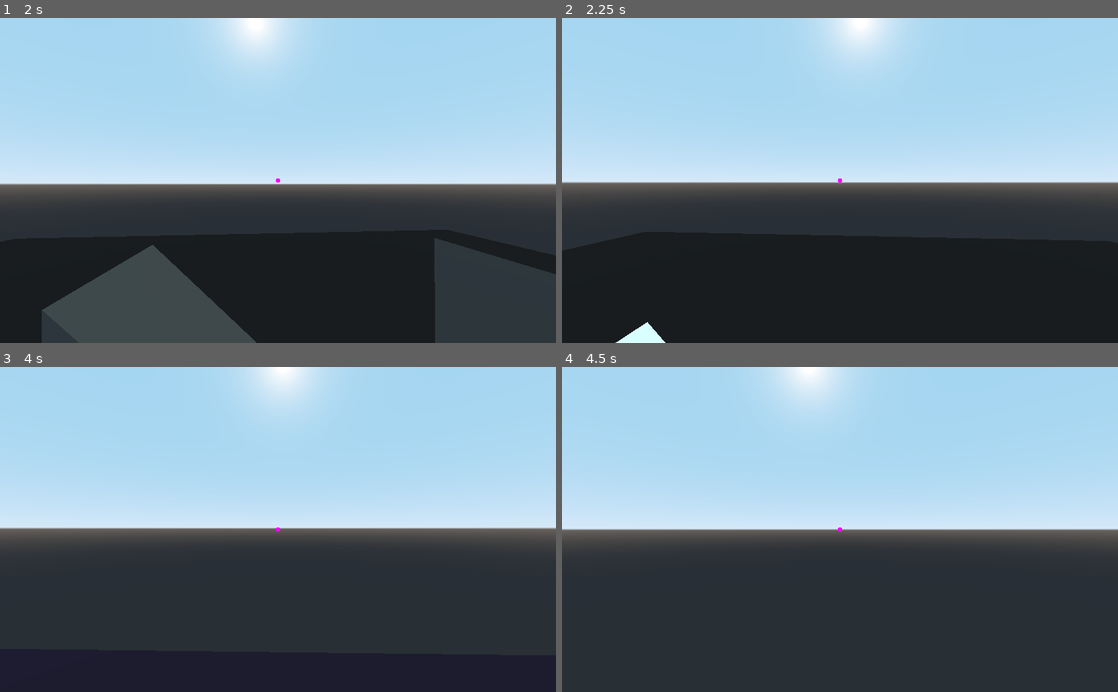
Above: before the commit, frames 1-4 (two rows, left to right).
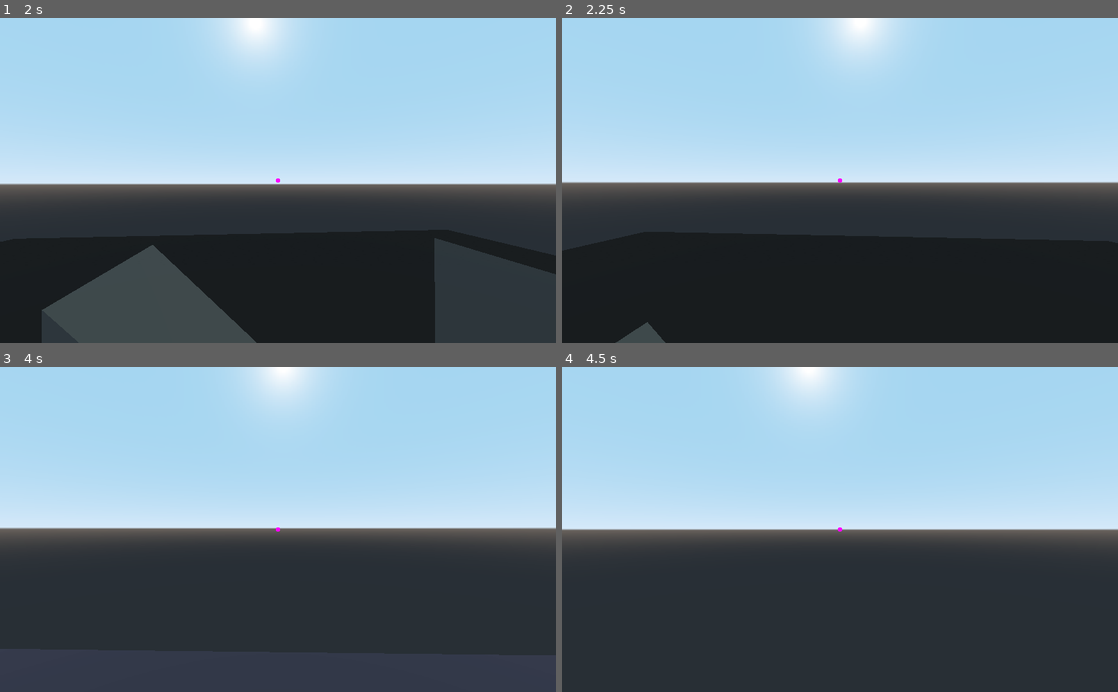
Above: after the commit, the same moments.

Repository: lpszeto/Ramp_Rush
Game: Godot game, scene res://Menu.tscn
The game is run twice, just before and just after one commit, with the same random seed, the same clock (stepped at 60 frames per second) and the same inputs.
Inputs (mouse positions are in pixels of both pictures, inside the frame that each line leads up to):
- Up to frame 1 (2 s): click "Play!" at 0.5 s; tap Enter (ui_accept) at 1.25, 1.52 s; move the mouse to (305, 180) at 1.27 s; hold W (forward) from 1.28 s (still down); click (305, 180) at 1.35 s
- Up to frame 2 (2.25 s): keep holding W (forward); move the mouse to (812, 180) at 2.02 s; click (812, 180) at 2.1 s
- Up to frame 3 (4 s): keep holding W (forward); tap Enter (ui_accept) at 2.27, 3.5, 3.77 s; move the mouse to (289, 523) at 2.77 s; click (289, 523) at 2.85 s; move the mouse to (272, 536) at 3.52 s; click (272, 536) at 3.6 s
- Up to frame 4 (4.5 s): keep holding W (forward); move the mouse to (878, 532) at 4.27 s; click (878, 532) at 4.35 s

Frame 1 is identical in both runs. In frame 2, 0.3% of the frame differs, in the area x 9-19%, y 93-100%; in frame 3, 12%, in the area x 0-100%, y 86-100%; in frame 4, nothing differs.

Commit message:
Added max blocks

Diff:
--- a/Ramp Rush/BaseBlock.tscn
+++ b/Ramp Rush/BaseBlock.tscn
@@ -19,6 +19,3 @@
 
 [node name="CollisionShape" type="CollisionShape" parent="Area"]
 shape = SubResource( 1 )
-
-[connection signal="area_entered" from="Area" to="." method="_on_Area_area_entered"]
-[connection signal="area_exited" from="Area" to="." method="_on_Area_area_exited"]
--- a/Ramp Rush/Camera.gd
+++ b/Ramp Rush/Camera.gd
@@ -1,11 +1,12 @@
 extends KinematicBody
 
 export var MAXSPEED = 10.0
-export var MAXACTIVEBLOCKS = 3
 export var SENSITIVITY = 0.2
 
 signal selecting
 
+export var maxActiveBlocks = 3
+var numActive = 0
 var velocity = Vector3.ZERO
 
 func _ready():
@@ -36,7 +37,8 @@
 	velocity = move_and_slide(velocity, Vector3.UP)
 
 	if Input.is_action_just_pressed("select"):
-		emit_signal("selecting")
+		if numActive >= maxActiveBlocks:
+			emit_signal("selecting")
 
 	if Input.is_action_pressed("ui_cancel"):
 		get_tree().quit()
@@ -47,3 +49,9 @@
 		rotation.x -= deg2rad(movement.y * SENSITIVITY)
 		rotation.y -= deg2rad(movement.x * SENSITIVITY)
 		rotation.x = clamp(rotation.x, deg2rad(-90), deg2rad(90))
+
+func _added_Block():
+	numActive += 1
+
+func _deleted_Block():
+	numActive -= 1
--- a/Ramp Rush/Main.gd
+++ b/Ramp Rush/Main.gd
@@ -9,6 +9,8 @@
 	#print(str(blocks))
 	for x in blocks:
 		$Camera.connect("selecting", x, "_on_Camera_selecting")
+		x.connect("addedBlock", $Camera, "_added_Block")
+		x.connect("deletedBlock", $Camera, "_deleted_Block")
 
 func _process(_delta):
 	if Input.is_action_just_pressed("ui_accept"):
--- a/Ramp Rush/Ramp.gd
+++ b/Ramp Rush/Ramp.gd
@@ -1,4 +1,7 @@
 extends StaticBody
+
+signal addedBlock
+signal deletedBlock
 
 export var inUse = false
 export var selected = false
@@ -29,23 +32,24 @@
 func toggleUse():
 	#changes it from ramp placed to not placed
 		if inUse:
-			print("OFF")
-			$CollisionShape.disabled = true
-			$MeshInstance.set_surface_material(0, newMaterial)
-
+				print("OFF")
+				$CollisionShape.disabled = true
+				$MeshInstance.set_surface_material(0, newMaterial)
+				emit_signal("deletedBlock")
 		else:
 			print("ON")
 			$CollisionShape.disabled = false
 			$MeshInstance.set_surface_material(0, oldMaterial)
+			emit_signal("addedBlock")
 		inUse = !inUse
 
-func _on_Area_area_entered(_area):
-	print(str($".") + " selected")
+func _on_Area_entered(_area):
+	#print(str($".") + " selected")
 	selected = true
 
 
-func _on_Area_area_exited(area):
-	print(str($".") + " deselected")
+func _on_Area_exited(_area):
+	#print(str($".") + " deselected")
 	selected = false
 
 
--- a/Ramp Rush/Ramp.tscn
+++ b/Ramp Rush/Ramp.tscn
@@ -27,6 +27,3 @@
 
 [node name="CollisionShape" type="CollisionShape" parent="Area"]
 shape = SubResource( 1 )
-
-[connection signal="area_entered" from="Area" to="." method="_on_Area_area_entered"]
-[connection signal="area_exited" from="Area" to="." method="_on_Area_area_exited"]
